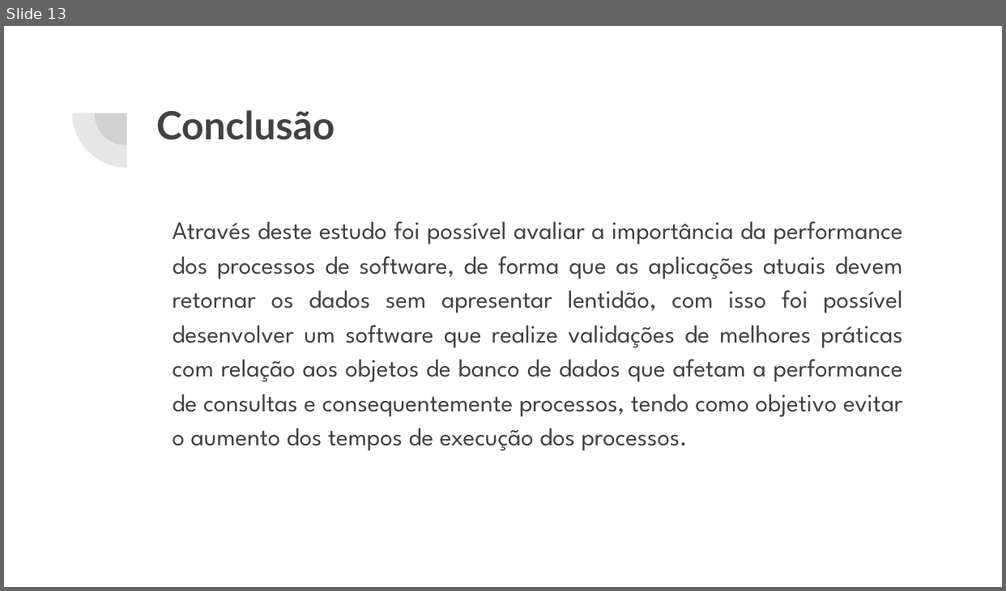
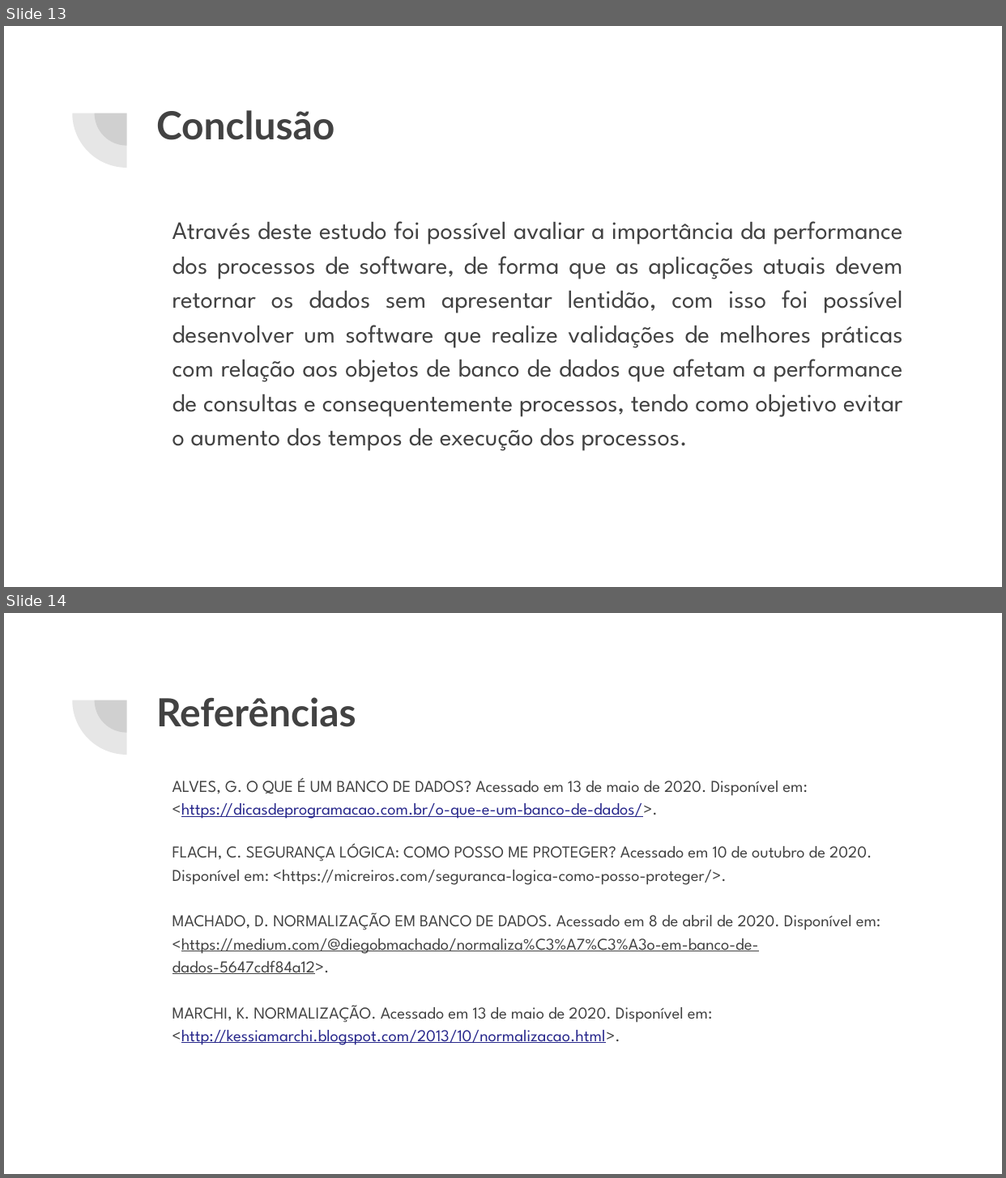
Before and after one commit to adrianhideki/sindex, a slide deck: docs/Apresentação TCC.pptx. Shown one above the other, each under a label of ours: slide 13 before the commit, slides 13 and 14 after it. The pictures are 1006x591 and 1006x1178 pixels, drawn with LibreOffice and Linux fonts; fonts in the diff are those of the drawing. Boxes give left, top, right and bottom in pixels: in the first picture for what was removed or moved away, otherwise in the second. Text is boxed around its words. In the diff, an @@ line names an element or a change of style, - is before the commit and + after.

Commit message:
Adicionando referências

```diff
--- a/docs/Apresentação TCC.pptx
+++ b/docs/Apresentação TCC.pptx
@@ slide 14 added at bbox=[4, 613, 1002, 1174], background #FFFFFF; not listed: 2 template elements that a slide beside it also shows @@
@@ title added at bbox=[156, 697, 356, 727], 28 pt, text #424242, bold @@
+Referências
@@ text added at bbox=[172, 778, 880, 1046], 12 pt, text #424242 @@
+ALVES, G. O QUE É UM BANCO DE DADOS? Acessado em 13 de maio de 2020. Disponível em: <https://dicasdeprogramacao.com.br/o-que-e-um-banco-de-dados/>.
+FLACH, C. SEGURANÇA LÓGICA: COMO POSSO ME PROTEGER? Acessado em 10 de outubro de 2020. Disponível em: <https://micreiros.com/seguranca-logica-como-posso-proteger/>.
+MACHADO, D. NORMALIZAÇÃO EM BANCO DE DADOS. Acessado em 8 de abril de 2020. Disponível em: <https://medium.com/@diegobmachado/normaliza%C3%A7%C3%A3o-em-banco-de-dados-5647cdf84a12>.
+MARCHI, K. NORMALIZAÇÃO. Acessado em 13 de maio de 2020. Disponível em: <http://kessiamarchi.blogspot.com/2013/10/normalizacao.html>.
```
Also in this commit, not shown: 3 other slides added.
